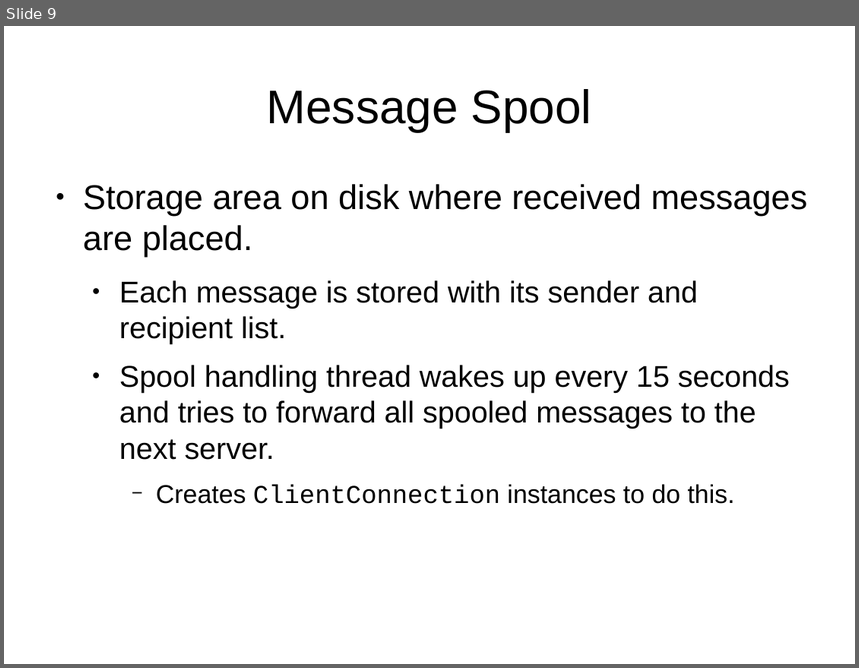
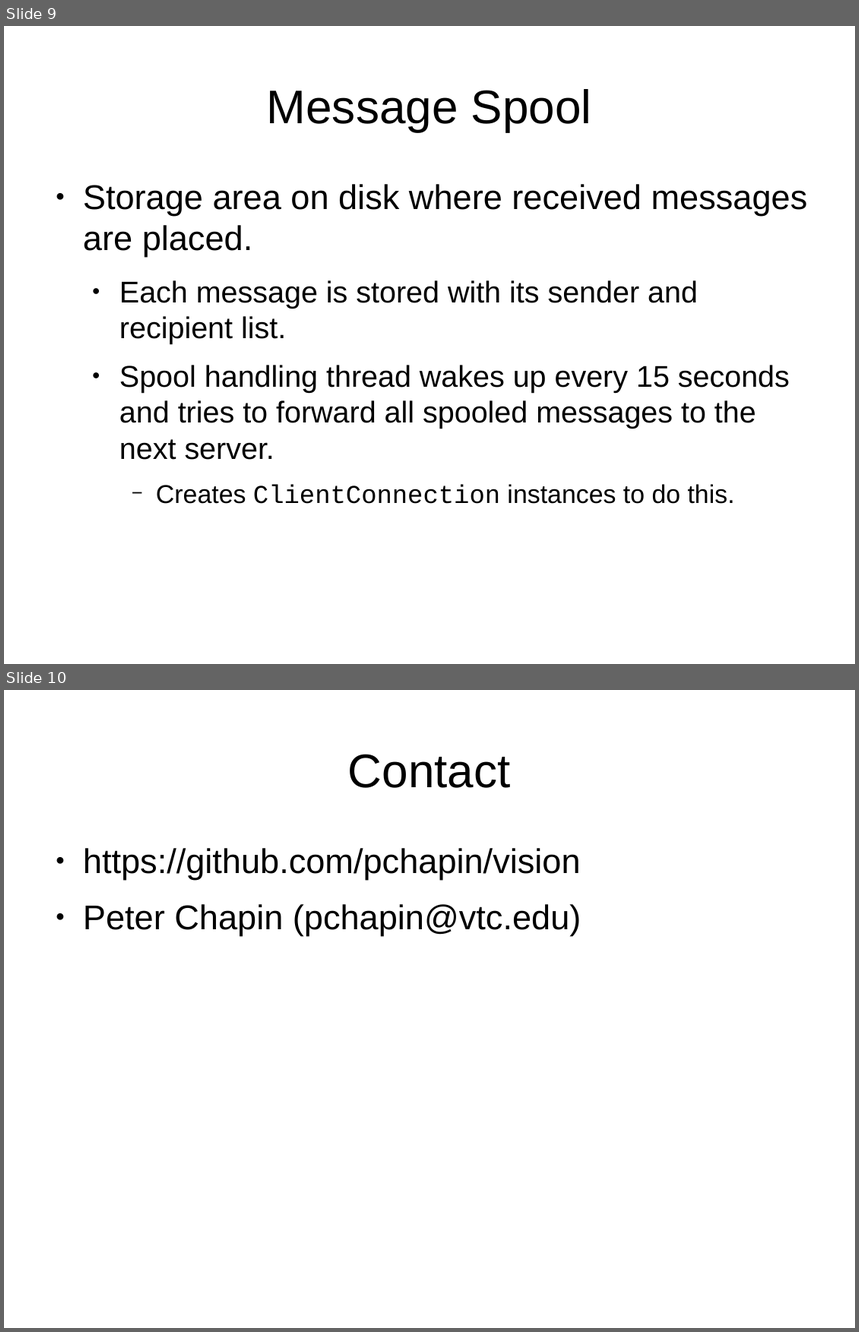
Before and after one commit to bburhans/vision, a slide deck: Mail/MailFlux/doc/MailFlux.odp. Shown one above the other, each under a label of ours: slide 9 before the commit, slides 9 and 10 after it. The pictures are 859x668 and 859x1332 pixels, drawn with LibreOffice and Linux fonts; fonts in the diff are those of the drawing. Boxes give left, top, right and bottom in pixels: in the first picture for what was removed or moved away, otherwise in the second. Text is boxed around its words. In the diff, an @@ line names an element or a change of style, - is before the commit and + after.

```diff
--- a/Mail/MailFlux/doc/MailFlux.odp
+++ b/Mail/MailFlux/doc/MailFlux.odp
@@ slide 10 added at (4, 690, 855, 1328), background #FFFFFF @@
@@ title added at (348, 754, 511, 788), 44 pt, text #000000 @@
+Contact
@@ text added at (83, 848, 582, 936), 32 pt, text #000000 @@
+● https://github.com/pchapin/vision
+● Peter Chapin (pchapin@vtc.edu)
```
Also in this commit, not shown: 2 slides changed.
